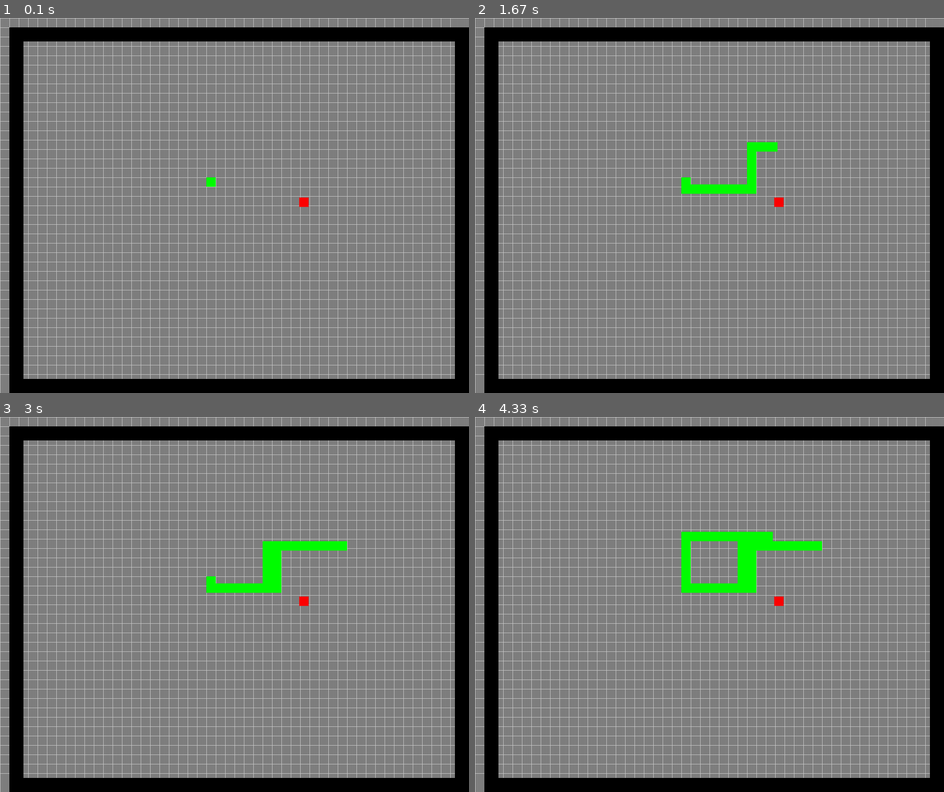
Above: before the commit, frames 1-4 (two rows, left to right).
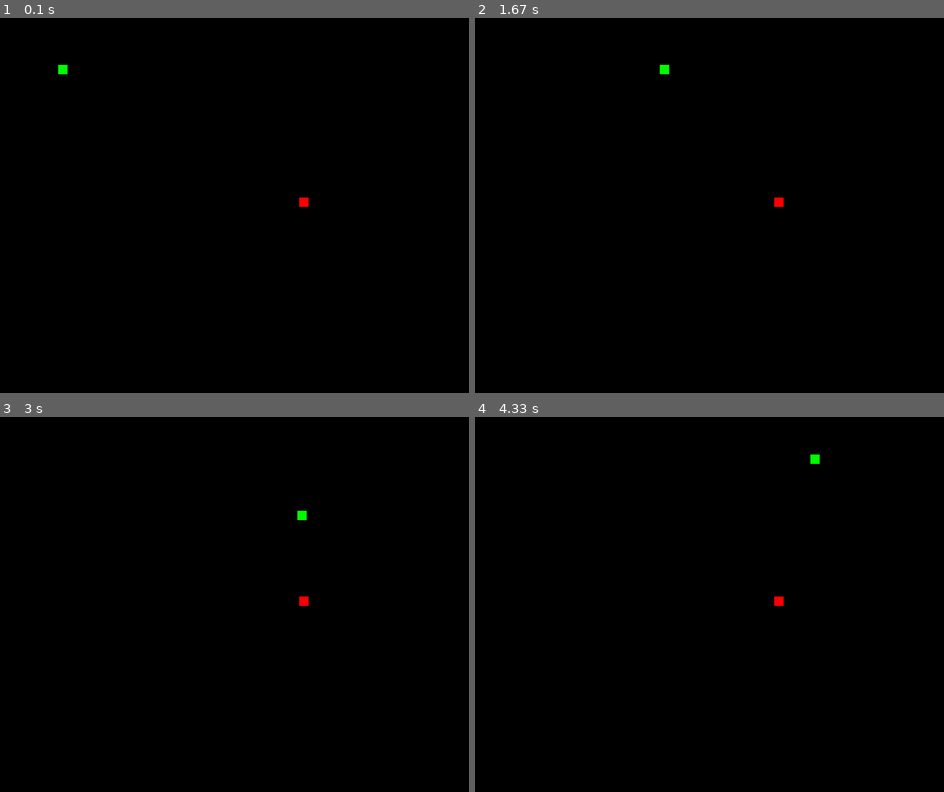
Above: after the commit, the same moments.

Repository: IsaiahSchaferV7/SDEV220_Final_Project
Game: pygame game, started from PygameProject/SDEV220_Pygame_Snake.py
Same seed, same stepped clock (60 frames per second), same inputs: the game is played once before the commit and once after it.
Inputs:
- Up to frame 1 (0.1 s): no input
- Up to frame 2 (1.67 s): tap S at 0.33 s; hold Right 0.67-1.13 s; hold Up 1.17-1.47 s; hold Right from 1.5 s (still down)
- Up to frame 3 (3 s): release Right at 1.97 s; hold Left 2-2.53 s; hold Down 2.57-2.87 s; hold Left from 2.9 s (still down)
- Up to frame 4 (4.33 s): release Left at 3.3 s; hold Up 3.33-3.7 s; hold Right from 3.73 s (still down)

The runs differ from the first frame. In frame 1, 87% of the frame differs, in the area x 0-100%, y 0-100%; in frame 2, 87%; in frame 3, 87%; in frame 4, 87%.

Commit message:
Add files via upload

Diff:
--- a/PygameProject/SDEV220_Pygame_Snake.py
+++ b/PygameProject/SDEV220_Pygame_Snake.py
@@ -1,6 +1,5 @@
 import pygame
 from Apple import respawn_apple # type: ignore
-from PlayerCharacter import Player # type: ignore
 
 pygame.init()
 
@@ -10,55 +9,55 @@
 
 BLACK = (0, 0, 0)
 RED = (255, 0, 0)
-FIRST_GREY = (128, 128, 128)
-SECOND_GREY = (200, 200, 200)
+GREEN = (0, 255, 0)
 
 screen = pygame.display.set_mode((screen_width, screen_height))
+clock = pygame.time.Clock()
 
-class draw_board():
-    screen.fill((FIRST_GREY))
-    for x in range(0, screen_width - 20, CELL_SIZE):
-        pygame.draw.line(screen, SECOND_GREY, (x, 0), (x, screen_height))
-    for y in range(0, screen_height - 20, CELL_SIZE):
-        pygame.draw.line(screen, SECOND_GREY, (0, y), (screen_width, y))
-    pygame.display.update()
+my_rect = (20, 20, 980, 780)
+apple_rect = respawn_apple()
 
-border_thickness = 30
-my_rect = (20, 20, 980, 780)
-
-player = Player(440, 340)
-clock = pygame.time.Clock()
-player_speed_per_second = 300
-apple_rect = respawn_apple()
-all_sprites = pygame.sprite.Group(player)
+player_SPS = 300
+head_pos = pygame.Vector2(100, 100)
+player_seg = [pygame.Rect(head_pos.x, head_pos.y, 20, 20)]
+p_direction = pygame.Vector2(player_SPS, 0)
+segment_limit = 1
 
 run = True
 while run:
+    dt = clock.tick(60) / 1000.0
+
     for event in pygame.event.get():
         if event.type == pygame.QUIT:
             run = False
-    all_sprites.draw(screen)
-    pygame.draw.rect(screen, BLACK, my_rect, border_thickness)
-    pygame.draw.rect(screen, (255, 0, 0), apple_rect)
-    dt = clock.tick(60) / 1000.0
+        if event.type == pygame.KEYDOWN:
+            if event.key in (pygame.K_LEFT, pygame.K_a) and p_direction.x == 0:
+                p_direction = pygame.Vector2(-player_SPS, 0)
+            elif event.key in (pygame.K_RIGHT, pygame.K_d) and p_direction.x == 0:
+                p_direction = pygame.Vector2(player_SPS, 0)
+            elif event.key in (pygame.K_UP, pygame.K_w) and p_direction.y == 0:
+                p_direction = pygame.Vector2(0, -player_SPS)
+            elif event.key in (pygame.K_DOWN, pygame.K_s) and p_direction.y == 0:
+                p_direction = pygame.Vector2(0, player_SPS)
+    screen.fill(BLACK)
 
-    keys = pygame.key.get_pressed()
-    if keys[pygame.K_LEFT] or keys[pygame.K_a]:
-        player.rect.x -= player_speed_per_second * dt
-    if keys[pygame.K_RIGHT] or keys[pygame.K_d]:
-        player.rect.x += player_speed_per_second * dt
-    if keys[pygame.K_UP] or keys[pygame.K_w]:
-        player.rect.y -= player_speed_per_second * dt
-    if keys[pygame.K_DOWN] or keys[pygame.K_s]:
-        player.rect.y += player_speed_per_second * dt
+    head_pos += p_direction * dt
+    new_segment = pygame.Rect(head_pos.x, head_pos.y, 20,20)
+    if new_segment != player_seg[-1]:
+        player_seg.append(new_segment)
 
-    player.update()
-
-    if player.rect.colliderect(apple_rect):
+    if player_seg[-1].colliderect(apple_rect):
         apple_rect = respawn_apple()
         pygame.draw.rect(screen, (255, 0, 0), apple_rect)
-    # Ensure apple does not spawn on player
+        segment_limit += 10
 
+    while len(player_seg) > segment_limit:
+        player_seg.pop(0)
+
+    for seg in player_seg:
+        pygame.draw.rect(screen, GREEN, seg)
+
+    pygame.draw.rect(screen, (255, 0, 0), apple_rect)
     pygame.display.update()
 
     tick: (60)
